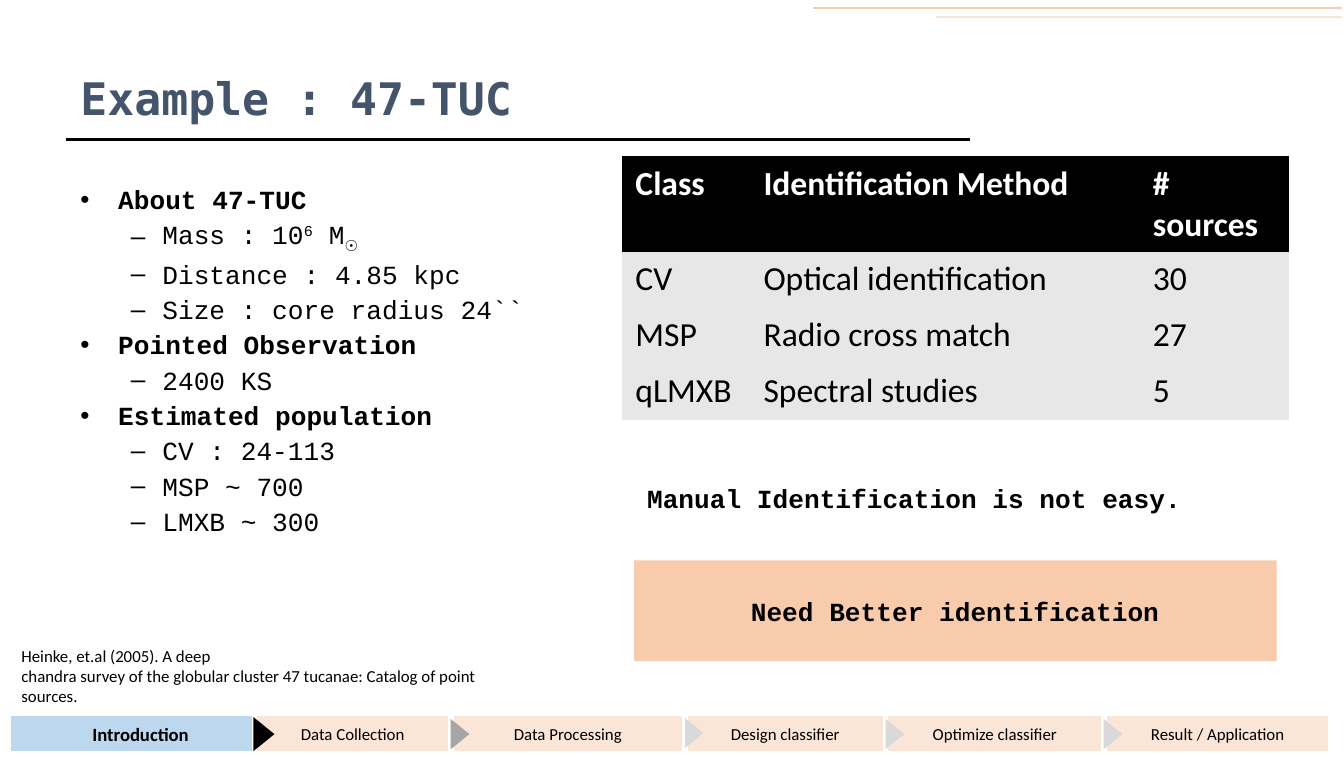
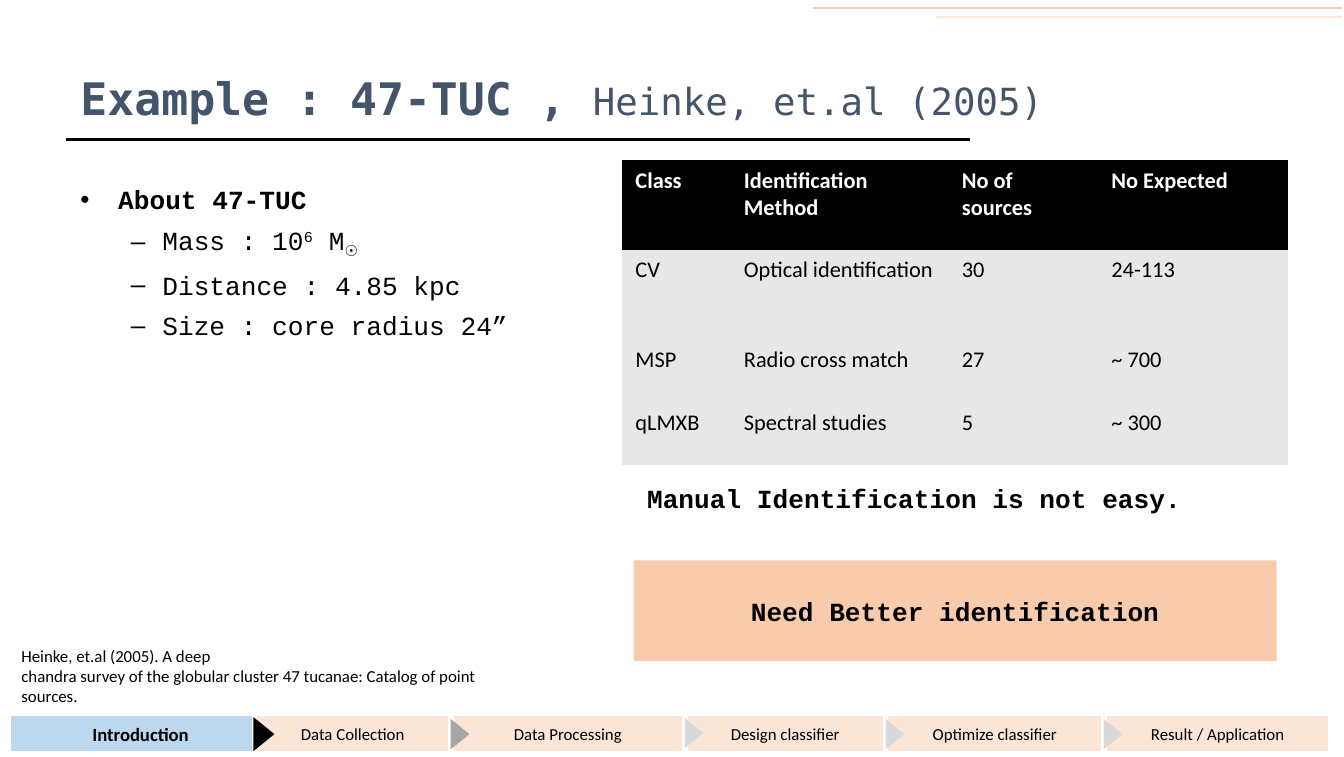
Before and after one commit to KumaranShivam5/gemini, a slide deck: slide 9 of presentation/end_sem_dec_2021/ppt_draft_backup.pptx (slide 7 before the commit). Drawn at 1344x757 pixels with LibreOffice and Linux fonts; fonts in the diff are those of the drawing. Boxes give left, top, right and bottom in pixels: in the first picture for what was removed or moved away, otherwise in the second. Text is boxed around its words. In the diff, an @@ line names an element or a change of style, - is before the commit and + after.

```diff
--- a/presentation/end_sem_dec_2021/ppt_draft_backup.pptx
+++ b/presentation/end_sem_dec_2021/ppt_draft_backup.pptx
@@ title at [80, 81, 1043, 125]: text changed; size 24 to 20 pt; bold off @@
-Example : 47-TUC
+Example : 47-TUC , Heinke, et.al (2005)
@@ table at [622, 160, 1289, 465] @@
-column 3: # sources | 30 | 27 | 5
+column 3: No of sources | 30 | 27 | 5
+column 4: No Expected | 24-113 | ~ 700 | ~ 300
@@ table: place and size @@
-table at [622, 156, 1289, 412]
+table at [622, 160, 1289, 465]
@@ text at [118, 191, 460, 301]: more space between paragraphs @@
@@ text at [162, 317, 508, 336]: text changed @@
-  – Size : core radius 24``
-• Pointed Observation
-  – 2400 KS
-• Estimated population
-  – CV : 24-113
-  – MSP ~ 700
-  – LMXB ~ 300
+  – Size : core radius 24”
```
Also in this commit, not shown: 53 other slides changed, 9 slides added, 1 slide removed, 15 other files.
